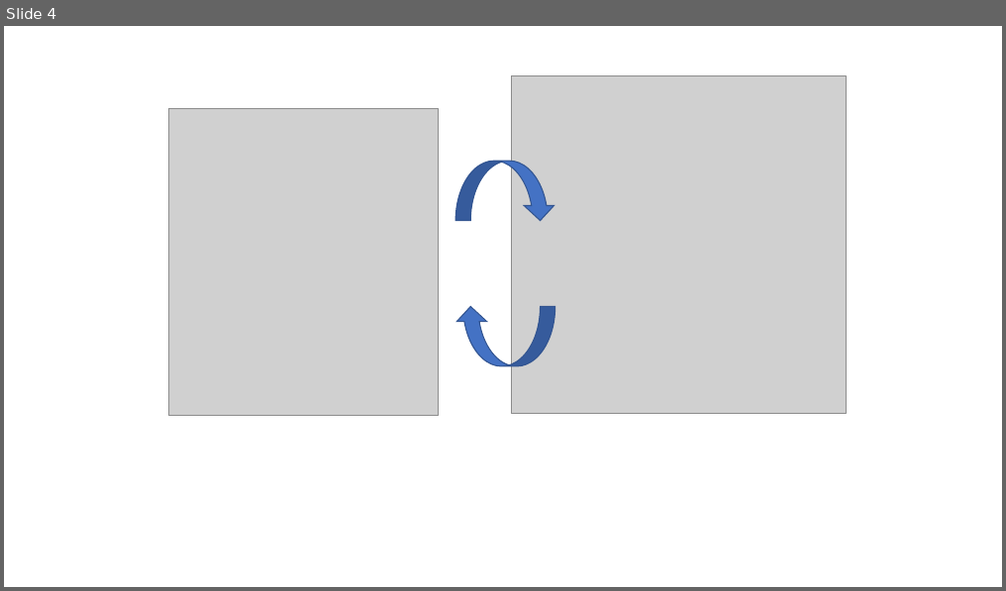
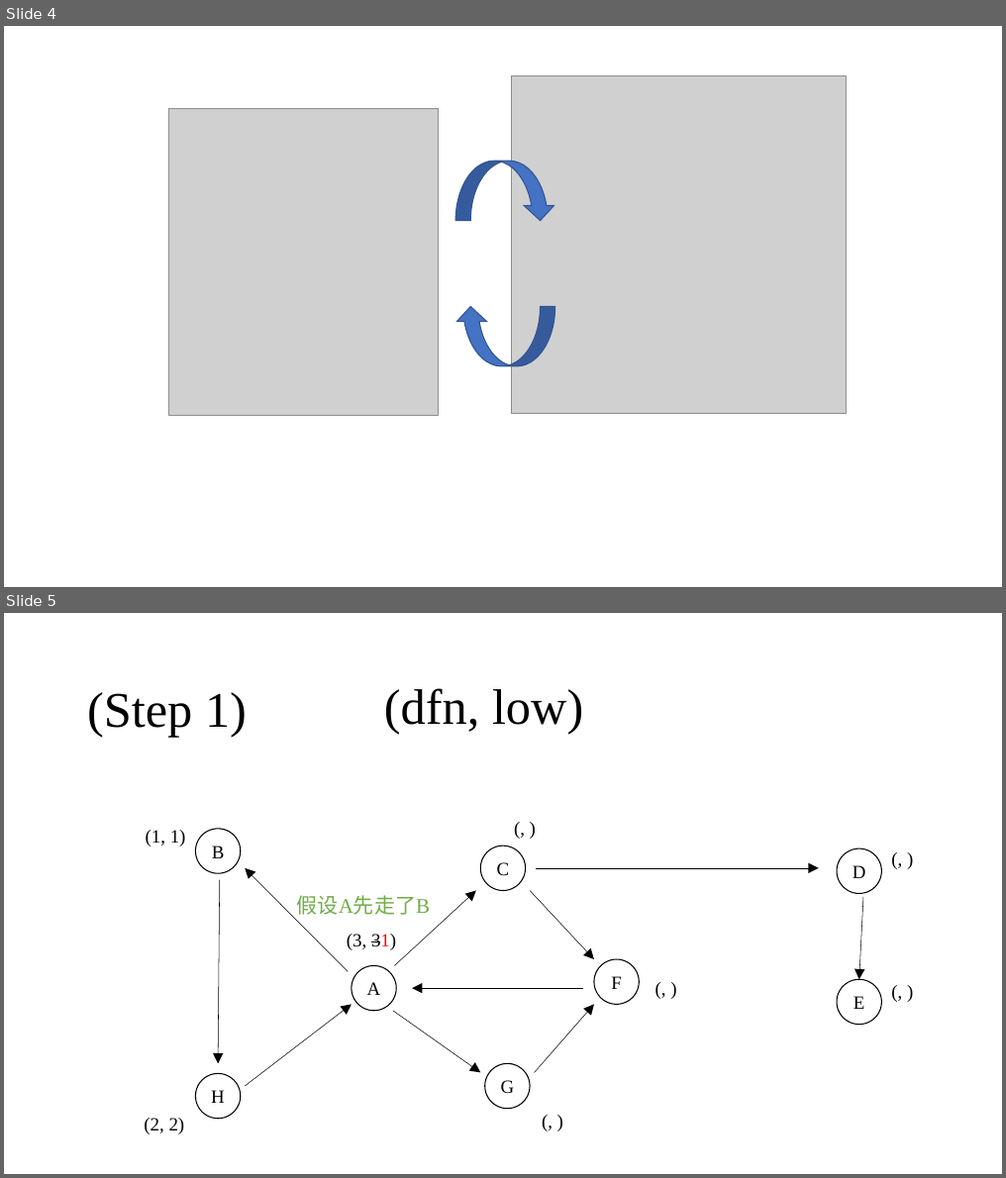
Before and after one commit to steve3ussr/PyCharmProject, a slide deck: DSA_python/figure/python_DSA_fig.pptx. Shown one above the other, each under a label of ours: slide 4 before the commit, slides 4 and 5 after it. The pictures are 1006x591 and 1006x1178 pixels, drawn with LibreOffice and Linux fonts; fonts in the diff are those of the drawing; grey boxes stand for pictures. Boxes give left, top, right and bottom in pixels: in the first picture for what was removed or moved away, otherwise in the second. Text is boxed around its words. In the diff, an @@ line names an element or a change of style, - is before the commit and + after.

```diff
--- a/DSA_python/figure/python_DSA_fig.pptx
+++ b/DSA_python/figure/python_DSA_fig.pptx
@@ slide 5 added at [4, 613, 1002, 1174], background #FFFFFF @@
@@ text added at [87, 692, 247, 738], 48 pt, text #000000 @@
+(Step 1)
@@ text added at [384, 688, 583, 735], 48 pt, text #000000 @@
+(dfn, low)
@@ text added at [506, 812, 544, 842], 18 pt, text #000000 @@
+(, )
@@ text added at [146, 830, 186, 847], 18 pt, text #000000 @@
+(1, 1)
@@ ellipse added at [196, 829, 241, 873], outline #000000 1 pt, 18 pt, text #000000 @@
+B
@@ ellipse added at [481, 846, 526, 891], outline #000000 1 pt, 18 pt, text #000000 @@
+C
@@ ellipse added at [838, 849, 882, 894], outline #000000 1 pt, 18 pt, text #000000 @@
+D
@@ text added at [884, 844, 922, 873], 18 pt, text #000000 @@
+(, )
@@ arrow added from (348, 972) to (245, 868), #000000 0.5 pt @@
@@ arrow added from (537, 868) to (819, 868), #000000 0.5 pt @@
@@ arrow added from (220, 880) to (218, 1063), #000000 0.5 pt @@
@@ text added at [297, 895, 430, 915], 20 pt, text #70AD47 @@
+假设A先走了B
@@ arrow added from (395, 966) to (476, 891), #000000 0.5 pt @@
@@ arrow added from (531, 891) to (594, 959), #000000 0.5 pt @@
@@ arrow added from (863, 897) to (859, 980), #000000 0.5 pt @@
@@ text added at [347, 934, 396, 951], 18 pt, text #000000 @@
+(3, 31)
@@ ellipse added at [351, 966, 396, 1011], outline #000000 1 pt, 18 pt, text #000000 @@
+A
@@ ellipse added at [594, 959, 639, 1004], outline #000000 1 pt, 18 pt, text #000000 @@
+F
@@ arrow added from (583, 989) to (412, 989), #000000 0.5 pt @@
@@ text added at [648, 973, 685, 1003], 18 pt, text #000000 @@
+(, )
@@ ellipse added at [838, 980, 882, 1025], outline #000000 1 pt, 18 pt, text #000000 @@
+E
@@ text added at [884, 977, 922, 1007], 18 pt, text #000000 @@
+(, )
@@ arrow added from (245, 1086) to (351, 1004), #000000 0.5 pt @@
@@ arrow added from (393, 1011) to (481, 1072), #000000 0.5 pt @@
@@ arrow added from (534, 1072) to (594, 1004), #000000 0.5 pt @@
@@ ellipse added at [196, 1074, 241, 1119], outline #000000 1 pt, 18 pt, text #000000 @@
+H
@@ ellipse added at [485, 1063, 531, 1109], outline #000000 1 pt, 18 pt, text #000000 @@
+G
@@ text added at [534, 1106, 571, 1136], 18 pt, text #000000 @@
+(, )
@@ text added at [144, 1118, 185, 1135], 18 pt, text #000000 @@
+(2, 2)
```
Also in this commit, not shown: 5 other slides added, 1 slide removed, 5 other files.
